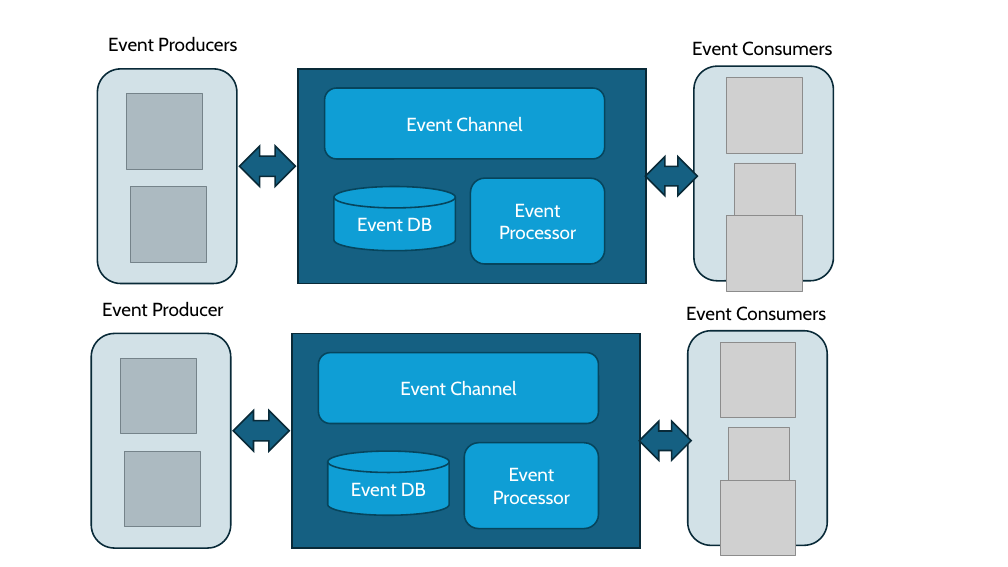
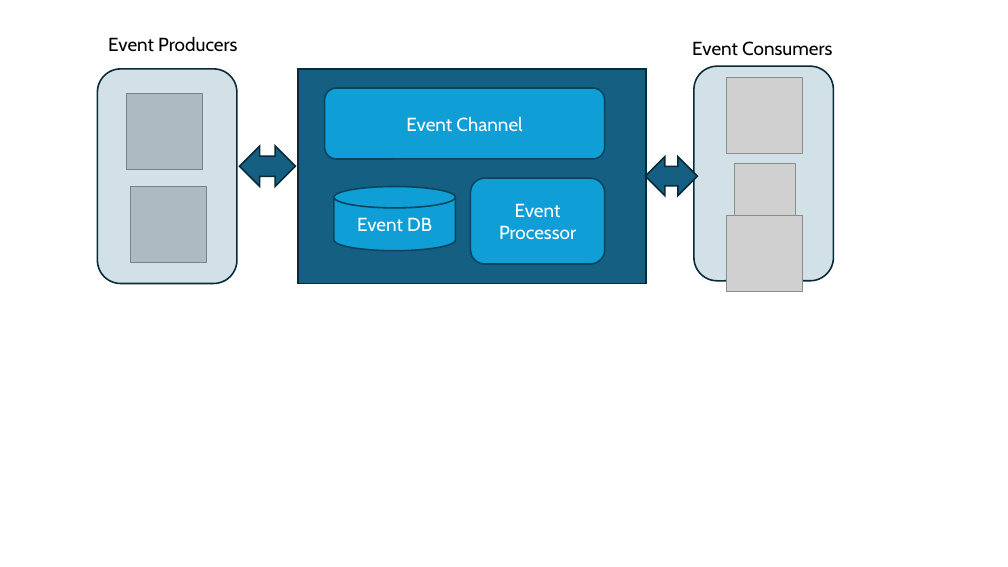
Before and after one commit to setu-comp-sci-2025/computer-systems-networks, a slide deck: slide 6 of topic-10-week10/unit-1/talk-1/Presentation1.pptx. Drawn at 1008x567 pixels with LibreOffice and Linux fonts; fonts in the diff are those of the drawing; grey boxes stand for pictures. Boxes give left, top, right and bottom in pixels: in the first picture for what was removed or moved away, otherwise in the second. Text is boxed around its words. In the diff, an @@ line names an element or a change of style, - is before the commit and + after.

```diff
--- a/topic-10-week10/unit-1/talk-1/Presentation1.pptx
+++ b/topic-10-week10/unit-1/talk-1/Presentation1.pptx
@@ text removed at (102,301,223,317) @@
-Event Producer
@@ text removed at (686,306,826,321) @@
-Event Consumers
@@ rounded rectangle removed at (91,333,231,548) @@
@@ picture removed at (121,358,197,434) @@
@@ rectangle removed at (292,333,640,548) @@
@@ rounded rectangle removed at (318,352,598,423) @@
-Event Channel
@@ rounded rectangle removed at (688,330,828,545) @@
@@ picture removed at (721,342,796,417) @@
@@ left right arrow removed at (234,411,290,451) @@
@@ rounded rectangle removed at (464,443,599,529) @@
-Event Processor
@@ left right arrow removed at (640,421,692,461) @@
@@ picture removed at (729,428,790,489) @@
@@ picture removed at (125,451,200,527) @@
@@ cylinder removed at (328,451,450,516) @@
-Event DB
@@ picture removed at (721,480,796,556) @@
```
Also in this commit, not shown: 1 slide added, 5 other files.
